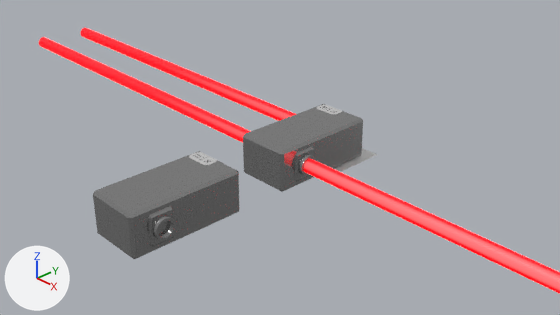
A saved change to the Blender file game/src/assets/mix_node.blend.
The view is the same before and after, from the file's camera 'Camera'. Lighting does not change. The marker at lower left points along +X, +Y and +Z.

The first picture shows 'Chassis.V2', 'Laser', 'Laser.001', 'Laser.002', 'MixNode', 'OutputNode'.
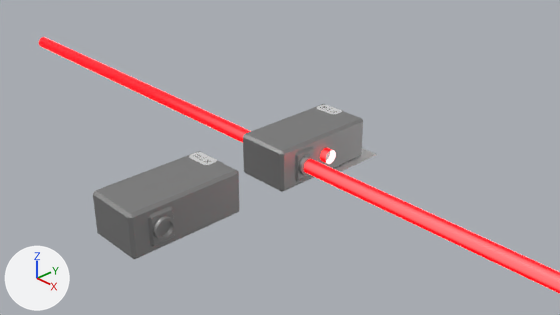
Where the newer file only moved an object's origin or applied its transform, the numbers keep the older frame.

What differs and where, as boxes (x1, y1, x2, y2) in the pictures (560 x 315 px):
'Chassis.V2', surface changed: (243, 104, 363, 192) in both
'Laser', mesh rescaled: before (81, 28, 296, 121); after (320, 148, 336, 164)
'OutputNode', surface changed: (295, 146, 317, 182) in both

The change, as a diff of the scene's bpy script:
```diff
--- a/game/src/assets/mix_node.blend.py
+++ b/game/src/assets/mix_node.blend.py
@@ mat_parts @@
 n1 = _N.new('ShaderNodeBsdfPrincipled'); n1.name = 'Principled BSDF'
 n1.inputs[1].default_value = 0.78  # 'Metallic'
-n1.inputs[2].default_value = 0.135  # 'Roughness'
 n2 = _N.new('ShaderNodeTexImage'); n2.name = 'Image Texture.003'
@@ me_cylinder @@
 me_cylinder.from_pydata(...)  # 64 vertices, 32 faces; spans x -0.2..0.0, y -0.1..0.1, z -0.1..0.1
 # used by ob_laser; location = (0.301, 0.505, 0.3); scale = (32.4, 1.0, 1.0)
+# me_cylinder part 1: the whole mesh is scaled about its middle by (-0.155, -1, 1), then moved by (0.106, -0.5, 0.0)
 me_cylinder.materials.append(mat_material_001)
```
